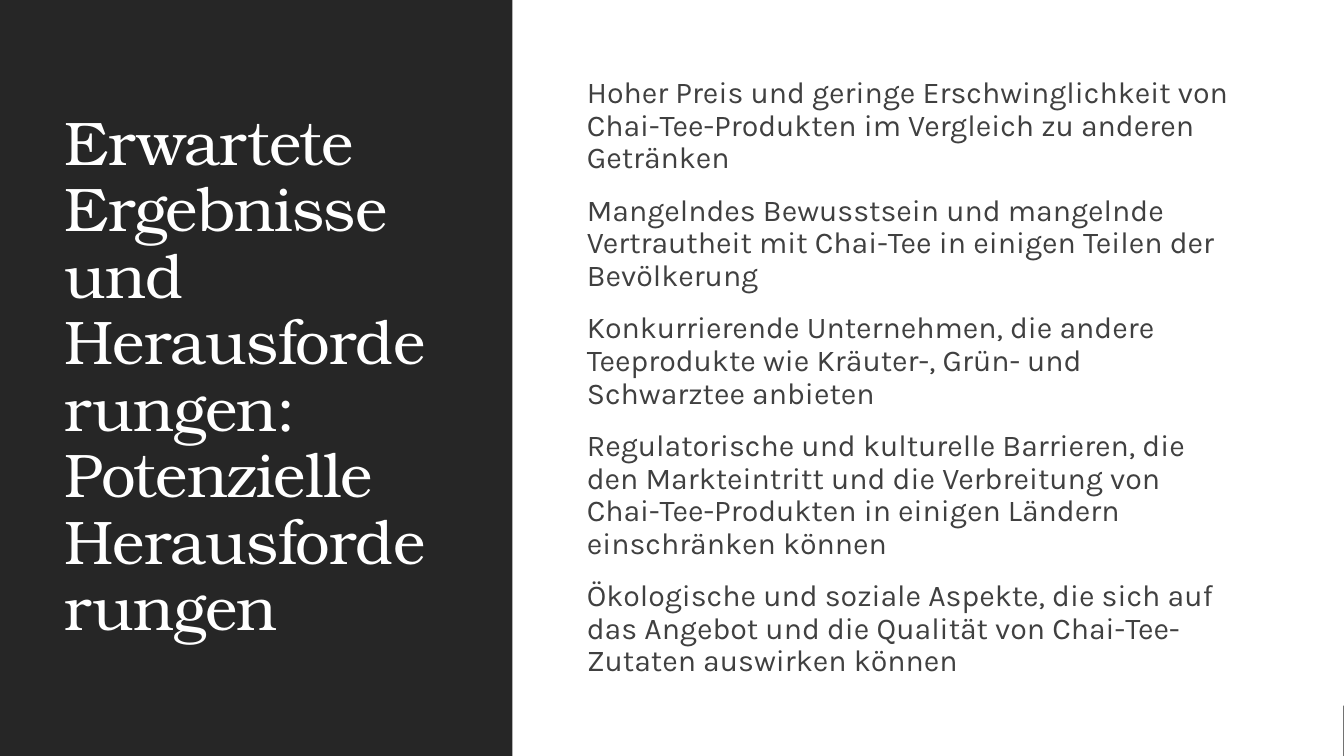
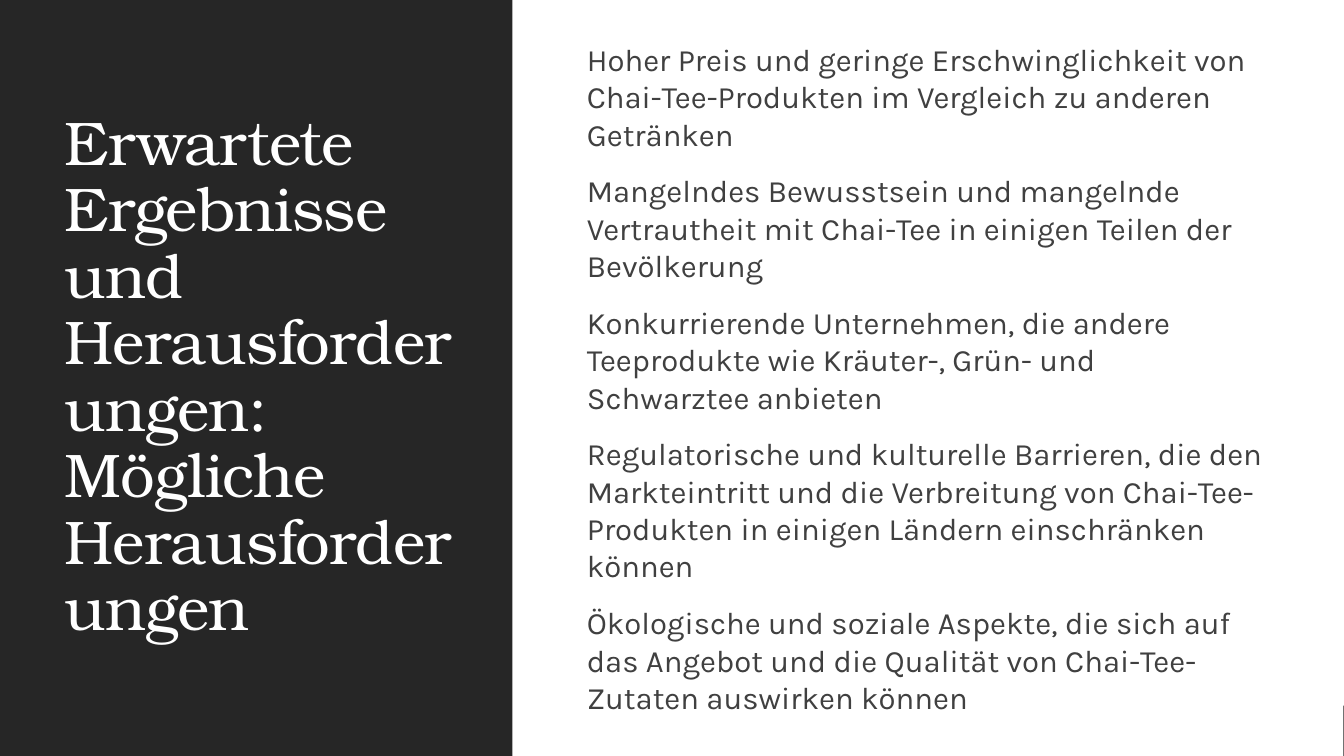
Before and after one commit to MicrosoftLearning/MS-4004-Empower-workforce-copilot-use-cases.de-de, a slide deck: slide 13 of ResourceFiles/Mystic Spice Premium Chai Market Analysis Presentation.pptx. Drawn at 1344x756 pixels with LibreOffice and Linux fonts; fonts in the diff are those of the drawing. Boxes give left, top, right and bottom in pixels: in the first picture for what was removed or moved away, otherwise in the second. Text is boxed around its words. In the diff, an @@ line names an element or a change of style, - is before the commit and + after.

```diff
--- a/ResourceFiles/Mystic Spice Premium Chai Market Analysis Presentation.pptx
+++ b/ResourceFiles/Mystic Spice Premium Chai Market Analysis Presentation.pptx
@@ text "Hoher Preis und geringe Erschwinglichkeit ..." at [587, 49, 1262, 679]: size 21.6 to 22.2 pt; line spacing 0.9 to 1 @@
@@ title at [64, 123, 387, 512]: text changed @@
-Erwartete Ergebnisse und Herausforderungen: Potenzielle Herausforderungen
+Erwartete Ergebnisse und Herausforderungen: Mögliche Herausforderungen
```
Also in this commit, not shown: 12 other slides changed, 18 other files.
